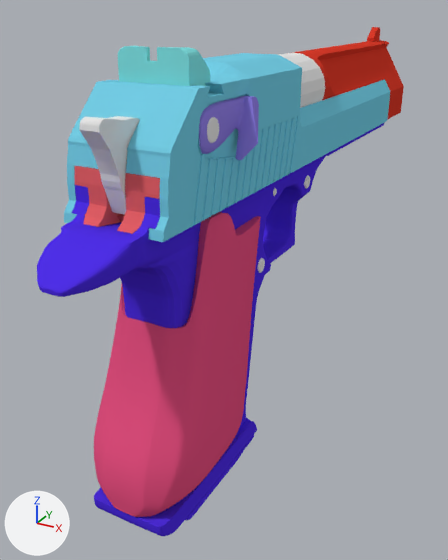
The Blender file DesertEagle_01v08.blend, before and after one commit.
The view is the same before and after, from a camera (50 mm lens) standing at (1.5, -4.83, 2.38) and looking at (-0.21, -1.72, 0.82). Every picture has the same lights, and +X, +Y and +Z are marked at lower left.

Objects in the first picture: 'BackHammerCover', 'BarrelFront', 'CircleBase', 'FrontSight', 'Grip', 'Grip panel.back', 'Hammer', 'Rear Sight', 'SafetyLever', 'SafetyLeverscrew', 'Screw1', 'Screw1.002', 'Slide'.
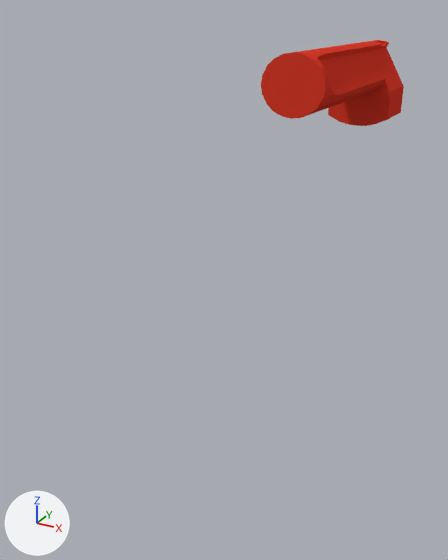
Commit message: Minor modification

Edits to the scene script, one JSON object a line:
```json
{"block": "me_cube_003", "where": "# used by ob_grip; location = (0.0, 0.0, 0.0)"}
{"op": "remove", "block": "me_cube_003", "code": "me_cube_003.from_pydata(...)  # 1381 vertices, 1252 faces; spans x 0.0..0.21, y -3.38..0.25, z 0.01..1.8"}
{"op": "add", "block": "me_cube_003", "code": "me_cube_003.from_pydata(...)  # 1423 vertices, 1293 faces; spans x 0.0..0.21, y -3.38..0.25, z 0.01..1.8"}
{"block": "me_cube_003", "change": "me_cube_003 part 1"}
{"block": "me_cube_003", "change": "41 faces are deleted"}
{"block": "me_cube_003", "change": "42 vertices are added at x 0.0..0.18, y -3.38..0.25, z 1.44..1.52"}
{"block": "me_cube_003", "change": "82 new faces join them"}
{"op": "add", "block": "ob_screw1_002", "code": "ob_screw1_002.hide_viewport = True"}
{"op": "add", "block": "ob_screw1", "code": "ob_screw1.hide_viewport = True"}
{"op": "add", "block": "ob_safetyleverscrew", "code": "ob_safetyleverscrew.hide_viewport = True"}
{"op": "add", "block": "ob_frontsight", "code": "ob_frontsight.hide_viewport = True"}
{"op": "add", "block": "ob_safetylever", "code": "ob_safetylever.hide_viewport = True"}
{"op": "add", "block": "ob_rear_sight", "code": "ob_rear_sight.hide_viewport = True"}
{"op": "add", "block": "ob_backhammercover", "code": "ob_backhammercover.hide_viewport = True"}
{"op": "add", "block": "ob_circlebase", "code": "ob_circlebase.hide_viewport = True"}
{"op": "add", "block": "ob_hammer", "code": "ob_hammer.hide_viewport = True"}
{"op": "add", "block": "ob_grip", "code": "ob_grip.hide_viewport = True"}
{"op": "add", "block": "ob_grip_panel_back", "code": "ob_grip_panel_back.hide_viewport = True"}
{"op": "add", "block": "ob_slide", "code": "ob_slide.hide_viewport = True"}
```

Where the change shows, as pixel boxes (x1, y1, x2, y2) in the pictures (448 x 560 px):
```json
{"object": "Grip panel.back", "change": "hidden", "before": [94, 212, 261, 517], "on screen": "pink"}
{"object": "Slide", "change": "hidden", "before": [64, 53, 390, 242], "on screen": "cyan"}
{"object": "Grip", "change": "hidden", "before": [37, 123, 384, 536], "on screen": "blue"}
{"object": "Hammer", "change": "hidden", "before": [79, 116, 140, 215]}
{"object": "Rear Sight", "change": "hidden", "before": [118, 46, 210, 86], "on screen": "cyan"}
{"object": "BackHammerCover", "change": "hidden", "before": [75, 166, 160, 234], "on screen": "red"}
{"object": "SafetyLever", "change": "hidden", "before": [199, 96, 259, 160], "on screen": "blue"}
{"object": "CircleBase", "change": "hidden", "before": [278, 52, 325, 108]}
{"object": "SafetyLeverscrew", "change": "hidden", "before": [207, 117, 219, 143]}
{"object": "FrontSight", "change": "hidden", "before": [366, 27, 385, 46]}
{"object": "Screw1", "change": "hidden", "before": [257, 258, 265, 273]}
{"object": "Screw1.002", "change": "hidden", "before": [304, 175, 310, 189]}
{"part": 1, "of": "me_cube_003", "change": "built on", "before": [42, 123, 384, 297], "on screen": "blue"}
```
